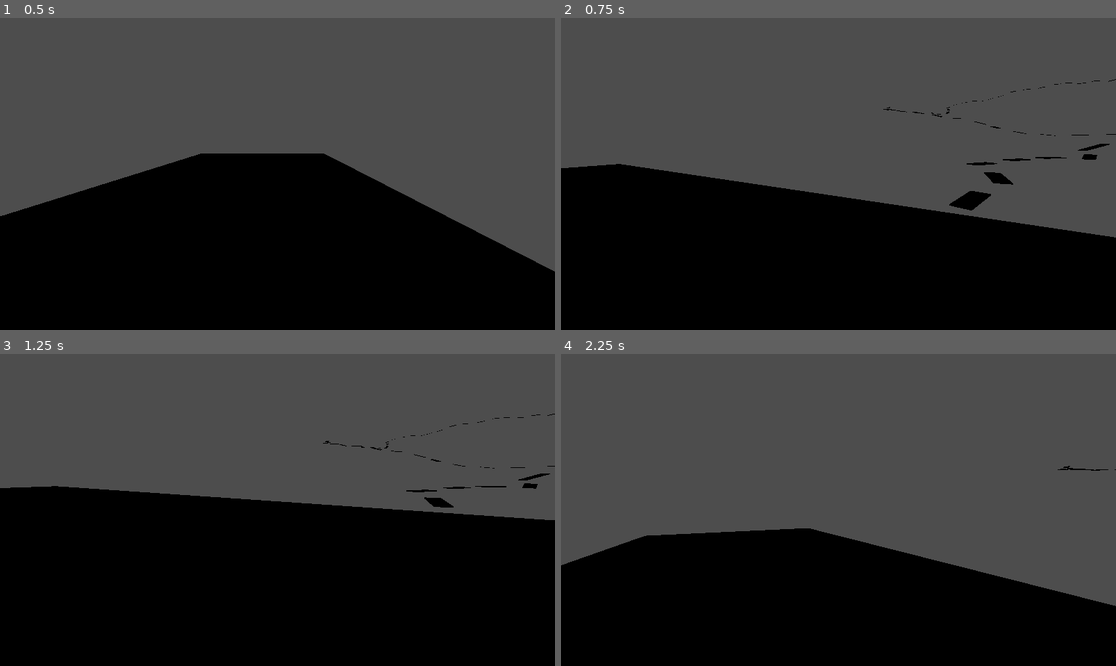
Above: before the commit, frames 1-4 (two rows, left to right).
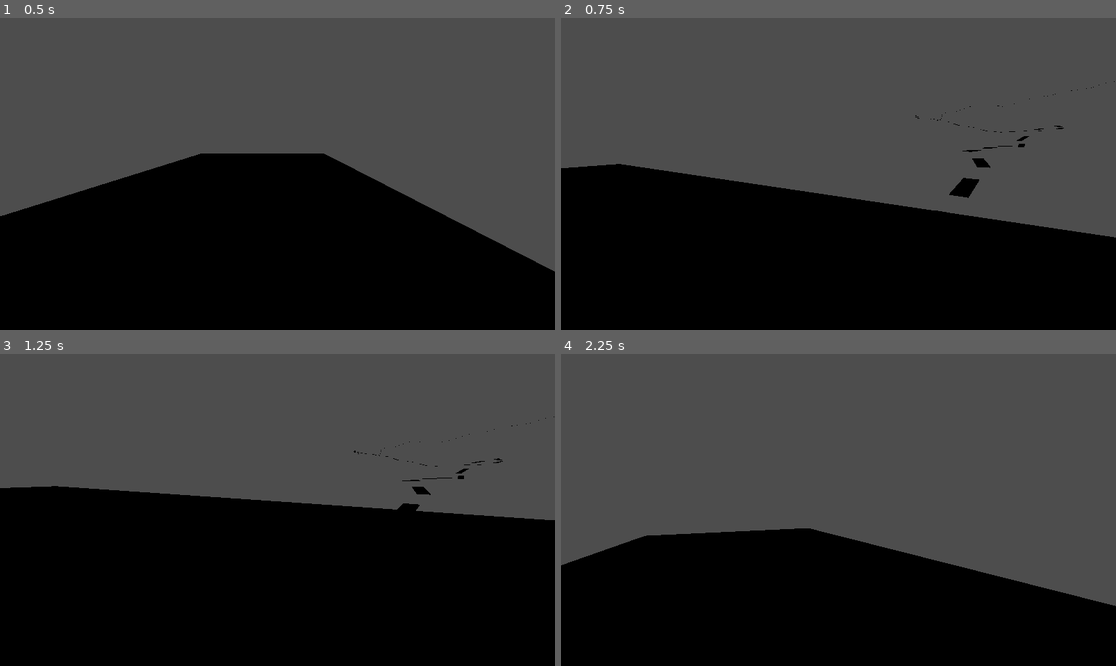
Above: after the commit, the same moments.

Repository: Aidan360/gameJamSpaceParkour
Game: Godot game, scene res://levels/game_node.tscn
The game is run twice, just before and just after one commit, with the same random seed, the same clock (stepped at 60 frames per second) and the same inputs.
Inputs (mouse positions are in pixels of both pictures, inside the frame that each line leads up to):
- Up to frame 1 (0.5 s): no input
- Up to frame 2 (0.75 s): move the mouse to (866, 174) at 0.52 s; press the mouse at (866, 174) at 0.53 s; hold W (forward) from 0.53 s (still down)
- Up to frame 3 (1.25 s): keep holding W (forward); tap Space (jump) at 0.77 s
- Up to frame 4 (2.25 s): keep holding W (forward); move the mouse to (810, 510) at 1.27 s; release the mouse at (810, 510) at 1.28 s; right-click (810, 510) at 1.35 s; tap Space (jump) at 1.52 s; move the mouse to (849, 503) at 2.02 s; hold Ctrl (slide) from 2.03 s (still down)

Frame 1 is identical in both runs. In frame 2, 0.9% of the frame differs, in the area x 58-100%, y 19-63%; in frame 3, 0.5%; in frame 4, less than 0.1%.

Commit message:
final adjustments

Diff:
--- a/levels/basic_level_gen.gd
+++ b/levels/basic_level_gen.gd
@@ -15,7 +15,7 @@
 	#generateLevel()
 	#generateObstacle(Vector3(0,0,0),false)
 	#generateSection(Vector3(0,10,0))
-	generatePath(100,Vector3(20,-10,0),1,1,15)
+	generatePath(100,Vector3(20,-10,0),1,1,25)
 
 	#genPolarVector(Vector3(0,1,0),5,10) # cylinder of 5 radius and 10 height
 #generates a level
@@ -81,7 +81,7 @@
 		var tO = lastRad[0]
 		var pO = lastRad[1]
 		var r = sectionLength+offset # y is the z cord in calculations
-		var t = randf_range(-PI/4,PI/4) + tO
+		var t = randf_range(-PI/8,PI/8) + tO
 		if t >= PI:
 			t = PI
 		elif t <= -PI:
@@ -107,7 +107,7 @@
 	for item in 1: # 3 checkpoints   wper section?? could be randomized
 #		var i = randVector(location,0,50)
 		var i = genPolarVector(sectionRadius,length)
-		var newObj = ObjectSimpleGen(Vector3(3,0.25,8))
+		var newObj = ObjectSimpleGen(Vector3(3,0.25,12))
 		newObj.position = i
 		newNode.add_child(newObj)
 	pass
